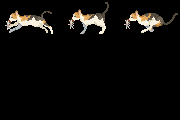
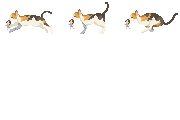
The second w=180, h=120 image is a revision of the first. Changes to its layers:
hid "图层 4" over (2, 32, 131, 50)
